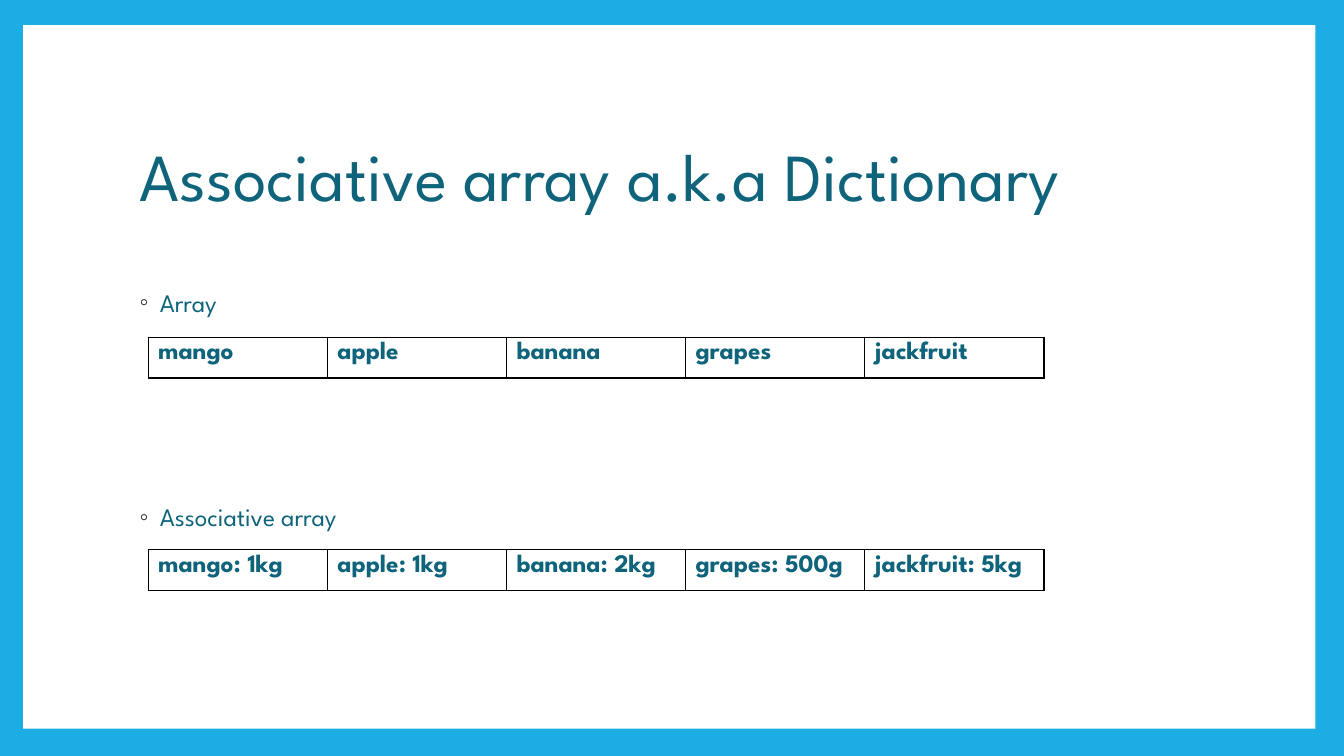
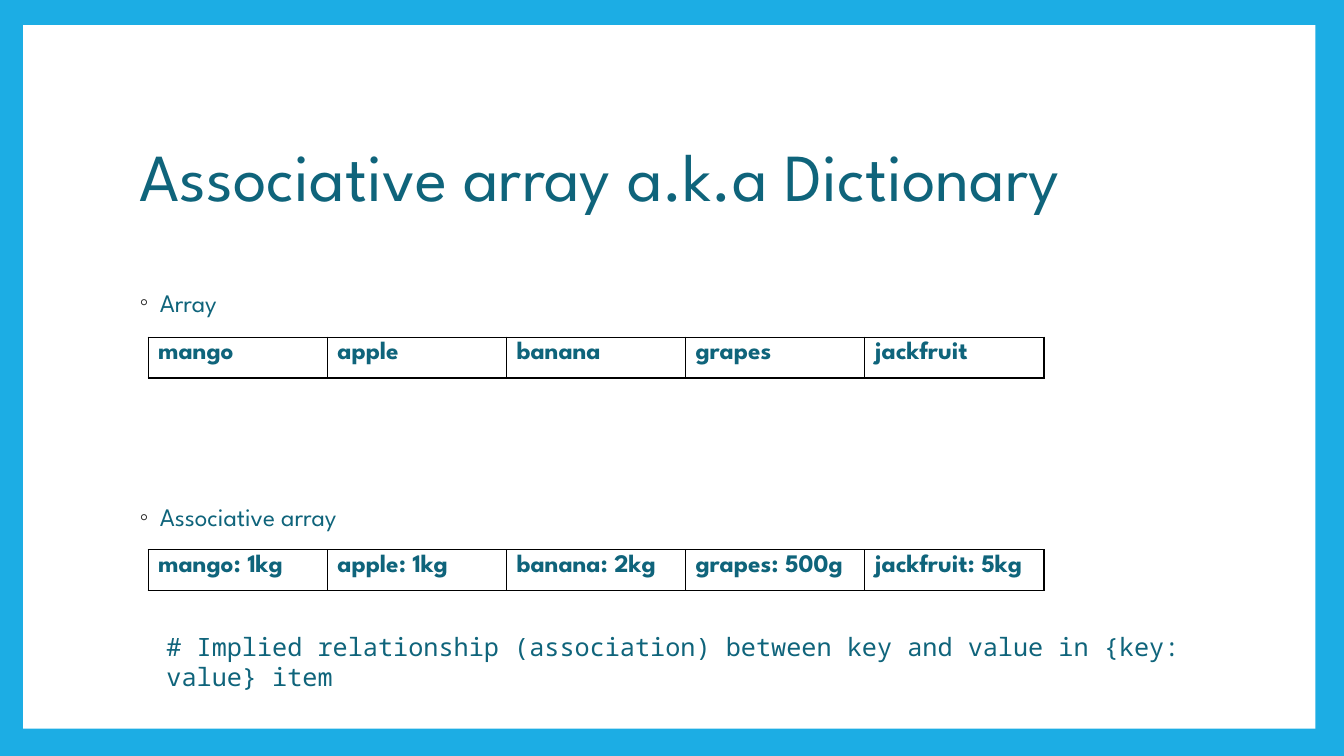
Before and after one commit to uday87j/teach_python, a slide deck: slide 3 of fundamentals/Session-8.pptx. Drawn at 1344x756 pixels with LibreOffice and Linux fonts; fonts in the diff are those of the drawing. Boxes give left, top, right and bottom in pixels: in the first picture for what was removed or moved away, otherwise in the second. Text is boxed around its words. In the diff, an @@ line names an element or a change of style, - is before the commit and + after.

```diff
--- a/fundamentals/Session-8.pptx
+++ b/fundamentals/Session-8.pptx
@@ text added at [166, 637, 1180, 690], 18 pt, text #0F647B @@
+# Implied relationship (association) between key and value in {key: value} item
```
Also in this commit, not shown: 2 other slides changed.
